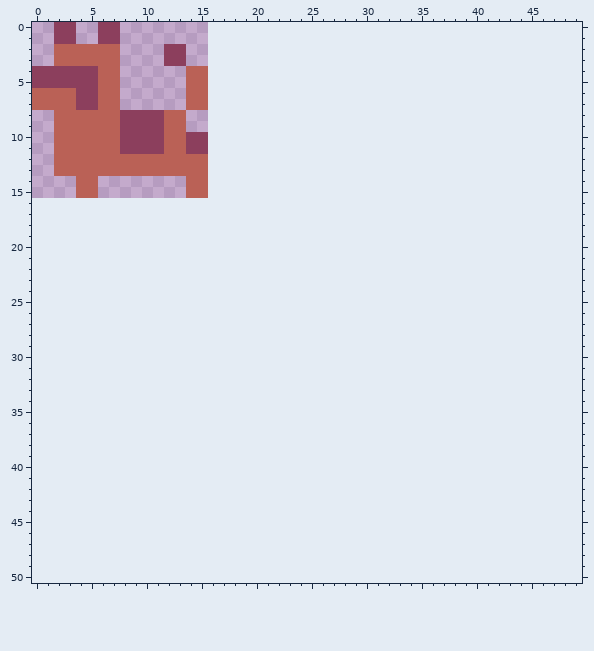
File history of a sprite sheet, media/art/entities/creature.png. The picture above was drawn from the file before the commit.
The file is 16x16 pixels. Shown: x 0..49, y 0..50. The old version is drawn lined up with the new one, on the new canvas.
After:
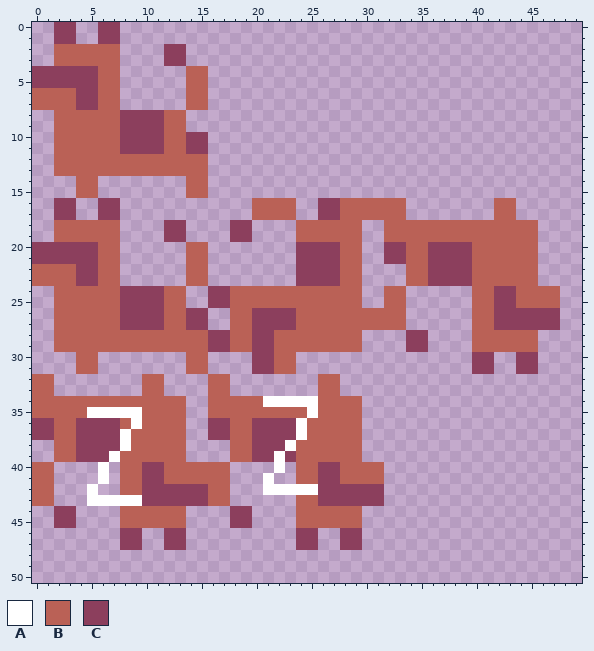
Palette (. is transparent): A #ffffff  B #ba6156  C #8c3f5d
Commit: Creature now falls asleep when starting the game
What changed:
canvas 16x16 -> 128x128
Colour A is added in row 34 at x 21 to 25; in row 35 at x 5 to 9 and 25; in row 36 at x 9 and 24; in row 37 at x 8 and 24; in row 38 at x 8 and 23; in row 39 at x 7 and 22.
Colour A is added in row 40 at x 6 and 22; in row 41 at x 6 and 21; in row 42 at x 5 and 21 to 25; in row 43 at x 5 to 9.
Colour B is added in rows 16 to 17 at x 20 to 23, 28 to 33 and 42 to 43; in rows 18 to 19 at x 2 to 7, 24 to 29 and 32 to 45; in rows 20 to 21 at x 6 to 7, 14 to 15, 28 to 29, 34 to 35 and 40 to 45; in rows 22 to 23 at x 0 to 3, 6 to 7, 14 to 15, 28 to 29, 34 to 35 and 40 to 45; in rows 24 to 25 at x 2 to 7, 12 to 13, 18 to 29, 32 to 33, 40 to 41 and 44 to 47; in rows 26 to 27 at x 2 to 7, 12 to 13, 18 to 19, 24 to 33 and 40 to 41.
Colour B is added in rows 28 to 29 at x 2 to 15, 18 to 19, 22 to 29 and 40 to 45; in rows 30 to 31 at x 4 to 5, 14 to 15 and 22 to 23; in rows 32 to 33 at x 0 to 1, 10 to 11, 16 to 17 and 26 to 27; in row 34 at x 0 to 13, 16 to 20 and 26 to 29; in row 35 at x 0 to 4, 10 to 13, 16 to 24 and 26 to 29; in row 36 at x 2 to 3, 8, 10 to 13, 18 to 19 and 25 to 29.
Colour B is added in row 37 at x 2 to 3, 9 to 13, 18 to 19 and 25 to 29; in row 38 at x 2 to 3, 9 to 13, 18 to 19 and 24 to 29; in row 39 at x 2 to 3, 8 to 13, 18 to 19 and 24 to 29; in rows 40 to 41 at x 0 to 1, 8 to 9, 12 to 17, 24 to 25 and 28 to 31; in row 42 at x 0 to 1, 8 to 9 and 16 to 17; in row 43 at x 0 to 1, 16 to 17 and 24 to 25.
Colour B is added in rows 44 to 45 at x 8 to 13 and 24 to 29.
Colour C is added in rows 16 to 17 at x 2 to 3, 6 to 7 and 26 to 27; in rows 18 to 19 at x 12 to 13 and 18 to 19; in rows 20 to 21 at x 0 to 5, 24 to 27, 32 to 33 and 36 to 39; in rows 22 to 23 at x 4 to 5, 24 to 27 and 36 to 39; in rows 24 to 25 at x 8 to 11, 16 to 17 and 42 to 43; in rows 26 to 27 at x 8 to 11, 14 to 15, 20 to 23 and 42 to 47.
Colour C is added in rows 28 to 29 at x 16 to 17, 20 to 21 and 34 to 35; in rows 30 to 31 at x 20 to 21, 40 to 41 and 44 to 45; in rows 36 to 37 at x 0 to 1, 4 to 7, 16 to 17 and 20 to 23; in row 38 at x 4 to 7 and 20 to 22; in row 39 at x 4 to 6, 20 to 21 and 23; in rows 40 to 41 at x 10 to 11 and 26 to 27.
Colour C is added in rows 42 to 43 at x 10 to 15 and 26 to 31; in rows 44 to 45 at x 2 to 3 and 18 to 19; in rows 46 to 47 at x 8 to 9, 12 to 13, 24 to 25 and 28 to 29.
Pixel boxes of the changes (left, top, right, bottom) in both pictures:
added: (32, 198, 560, 550)
